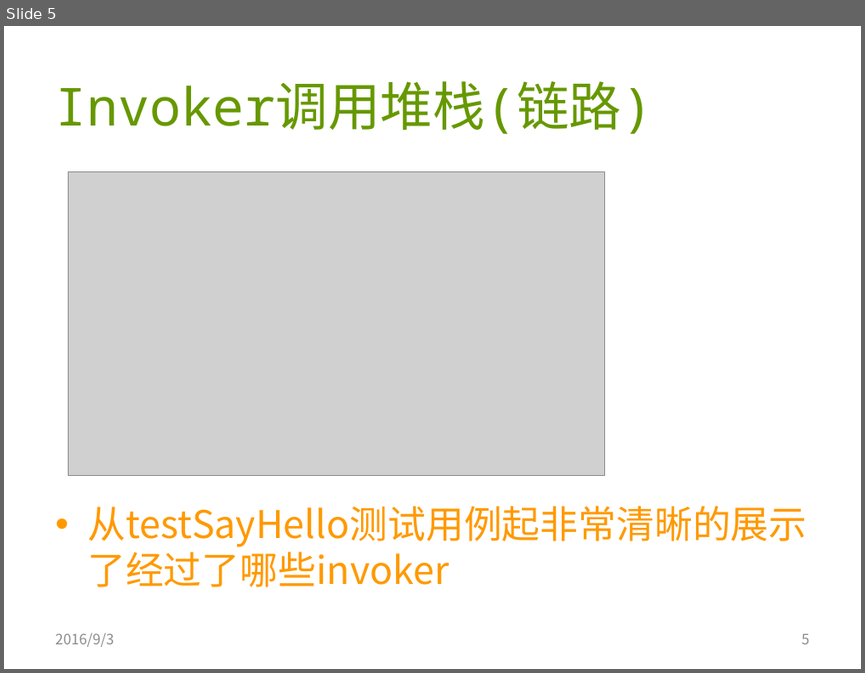
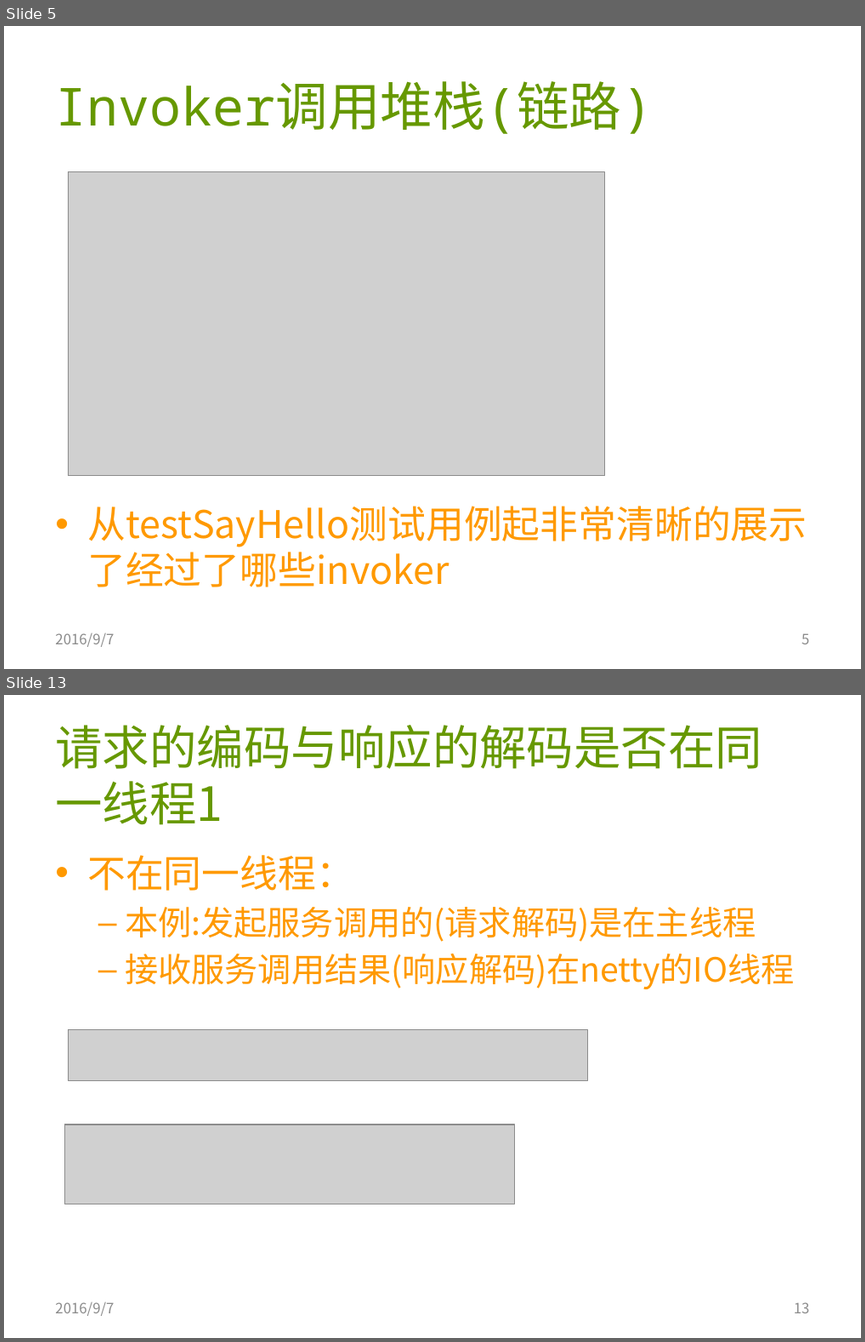
Before and after one commit to AmarRocks/demo, a slide deck: 04.dubbo_demo/document/dubbo源码分析2-refreence bean发起调用.pptx. Shown one above the other, each under a label of ours: slide 5 before the commit, slides 5 and 13 after it; the slides between them are not shown. The pictures are 865x673 and 865x1342 pixels, drawn with LibreOffice and Linux fonts; fonts in the diff are those of the drawing; grey boxes stand for pictures. Boxes give left, top, right and bottom in pixels: in the first picture for what was removed or moved away, otherwise in the second. Text is boxed around its words. In the diff, an @@ line names an element or a change of style, - is before the commit and + after.

Commit message:
dubbo 有返回指定的方法调用过程剖析

```diff
--- a/04.dubbo_demo/document/dubbo源码分析2-refreence bean发起调用.pptx
+++ b/04.dubbo_demo/document/dubbo源码分析2-refreence bean发起调用.pptx
@@ slide 13 added at <box>4,695,861,1338</box>, background #FFFFFF @@
@@ title added at <box>55,725,762,825</box>, 39.6 pt, text #669800 @@
+请求的编码与响应的解码是否在同一线程1
@@ text added at <box>87,855,794,989</box>, 28 pt, text #FF9900 @@
+• 不在同一线程：
+  – 本例:发起服务调用的(请求解码)是在主线程
+  – 接收服务调用结果(响应解码)在netty的IO线程
@@ picture added at <box>69,1030,587,1081</box> @@
@@ picture added at <box>65,1124,515,1204</box> @@
@@ text added at <box>55,1302,114,1315</box>, 12 pt, text #8C8C8C @@
+2016/9/7
@@ page number added at <box>794,1302,810,1313</box>, 12 pt, text #8C8C8C @@
+13
@@ slide 5 changed as well @@
@@ text at <box>55,633,114,646</box>: text changed @@
-2016/9/3
+2016/9/7
```
Also in this commit, not shown: 7 other slides changed, 8 other slides added, 19 other files.
